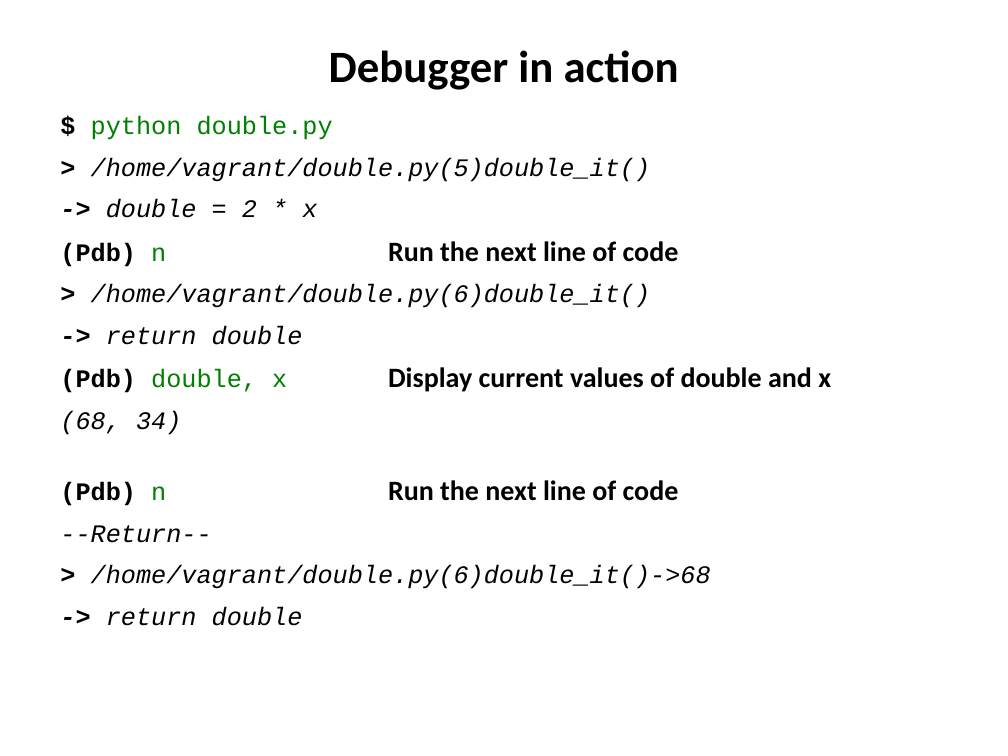
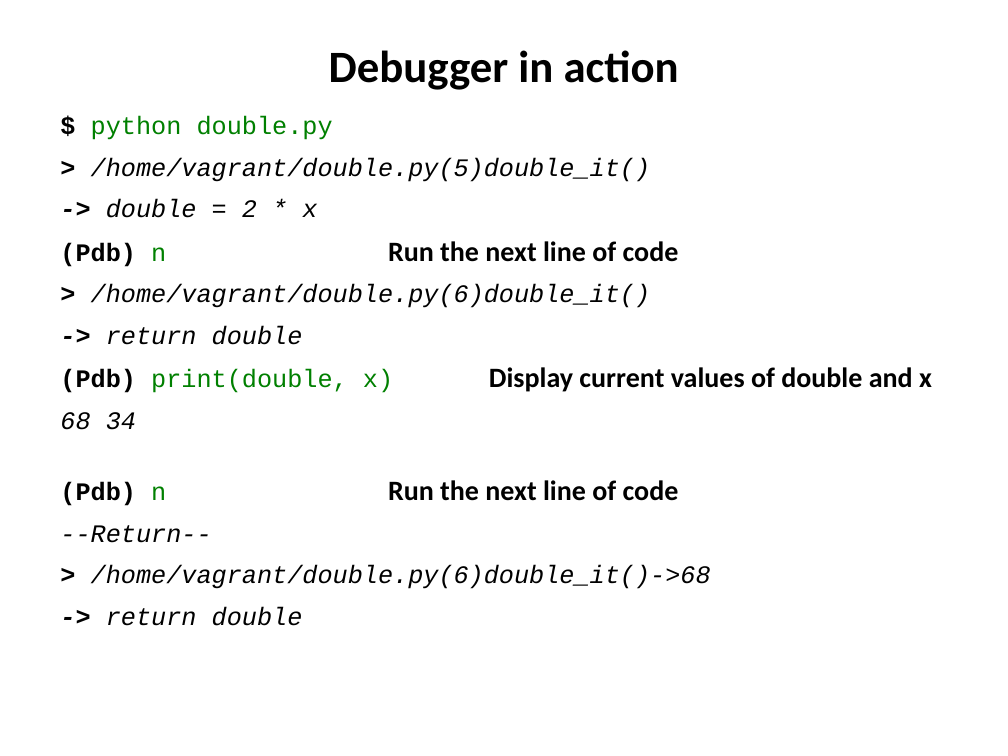
Before and after one commit to ncasuk/ncas-isc, a slide deck: slide 9 of python/presentations/learning_python/21_ceda-log-pdb.pptx. Drawn at 1008x756 pixels with LibreOffice and Linux fonts; fonts in the diff are those of the drawing; background and template pictures are left out. Boxes give left, top, right and bottom in pixels: in the first picture for what was removed or moved away, otherwise in the second. Text is boxed around its words. In the diff, an @@ line names an element or a change of style, - is before the commit and + after.

Commit message:
learning_python, presentation 21: Specified print instead of single letter variable to print while in pdb

```diff
--- a/python/presentations/learning_python/21_ceda-log-pdb.pptx
+++ b/python/presentations/learning_python/21_ceda-log-pdb.pptx
@@ text at [60,367,932,430]: text changed @@
-(Pdb) double, x Display current values of double and x
-(68, 34)
+(Pdb) print(double, x) Display current values of double and x
+68 34
```
Also in this commit, not shown: 1 other slide changed, 1 other file.
